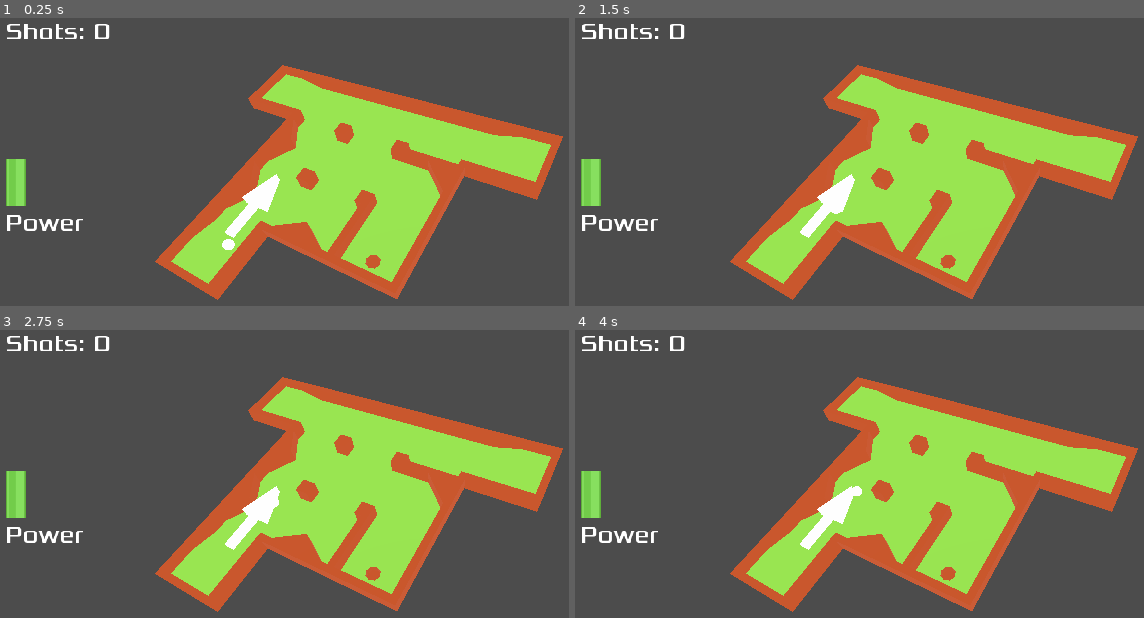
Above: before the commit, frames 1-4 (two rows, left to right).
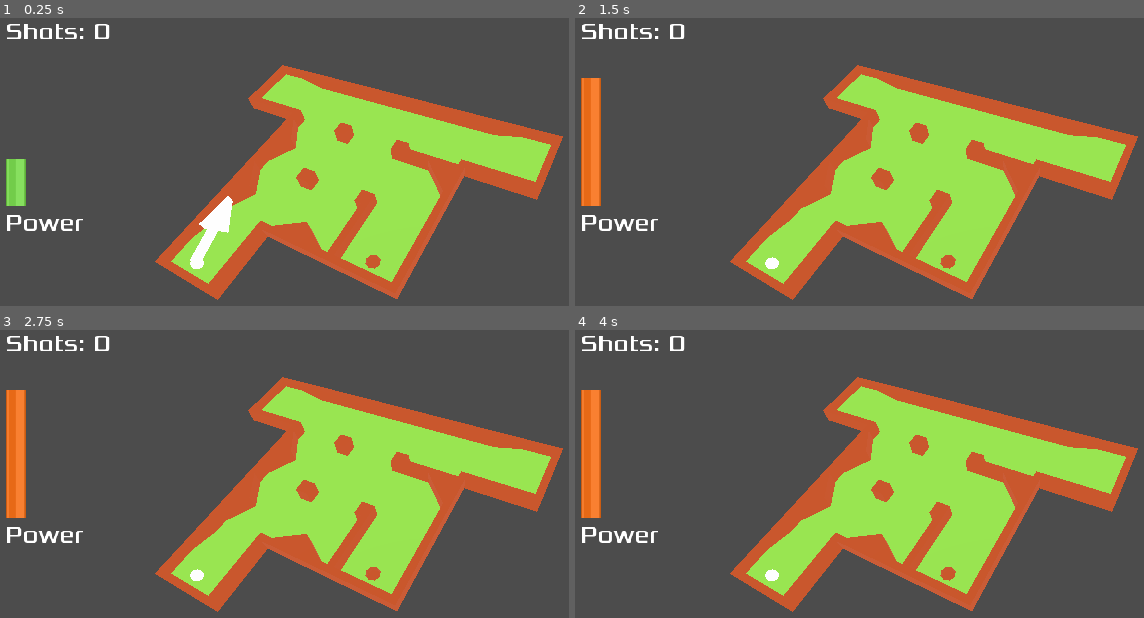
Above: after the commit, the same moments.

Repository: hiperlogic/3D_Minigolf
Game: Godot game, scene res://Main.tscn
Same seed, same stepped clock (60 frames per second), same inputs: the game is played once before the commit and once after it. The project has no main scene, so this scene is started directly.
Inputs (mouse positions are in pixels of both pictures, inside the frame that each line leads up to):
- Up to frame 1 (0.25 s): no input
- Up to frame 2 (1.5 s): move the mouse to (1138, 213) at 0.52 s; press the mouse at (1138, 213) at 0.53 s; move the mouse to (802, 259) at 1.27 s; release the mouse at (802, 259) at 1.28 s; click (802, 259) at 1.35 s
- Up to frame 3 (2.75 s): tap Enter at 2 s; move the mouse to (472, 445) at 2.02 s; press the mouse at (472, 445) at 2.03 s
- Up to frame 4 (4 s): tap Space at 2.75 s; move the mouse to (outside the picture) at 2.77 s; release the mouse at (outside the picture) at 2.78 s; click (outside the picture) at 2.85 s; tap Enter at 3.5 s; move the mouse to (outside the picture) at 3.52 s; press the mouse at (outside the picture) at 3.53 s

The runs differ from the first frame. In frame 1, 1.4% of the frame differs, in the area x 33-50%, y 54-88%; in frame 2, 2.3%; in frame 3, 2.3%; in frame 4, 2.4%, in the area x 1-51%, y 20-88%.
Error after the commit: Invalid call. Nonexistent function 'shoot' in base 'RigidBody'. (res://Main.gd:36)

Commit message:
Game States and Workings coded. But ball won't shoot (yet)!

Diff:
--- /dev/null
+++ b/Main.gd
@@ -0,0 +1,77 @@
+extends Node
+
+var shots = 0
+var state
+var power = 0
+var power_change = 1
+var power_speed = 100
+var angle_change = 1
+var angle_speed = 1.1
+
+enum {SET_ANGLE, SET_POWER, SHOOT, WIN}
+
+
+# Called when the node enters the scene tree for the first time.
+###
+# Hide the arrow
+# Place the ball in the Tee
+###
+func _ready():
+	$Arrow.hide()
+	$Ball.transform.origin = $Tee.transform.origin
+	change_state(SET_ANGLE)
+
+
+func change_state(new_state):
+	### TODO: Check if the transition is valid
+	state = new_state
+	match state:
+		SET_ANGLE:
+			$Arrow.transform.origin = $Ball.transform.origin
+			$Arrow.show()
+		SET_POWER:
+			pass
+		SHOOT:
+			$Arrow.hide()
+			$Ball.shoot($Arrow.rotation.y, power)
+			shots += 1
+			$UI.update_shots(shots)
+		WIN:
+			$Ball.hide()
+			$Arrow.hide()
+
+func _input(event):
+	if event.is_action_pressed("click"):
+		match state:
+			SET_ANGLE:
+				change_state(SET_POWER)
+			SET_POWER:
+				change_state(SHOOT)
+
+
+
+# Called every frame. 'delta' is the elapsed time since the previous frame.
+func _process(delta):
+	match state:
+		SET_ANGLE:
+			animate_angle(delta)
+		SET_POWER:
+			animate_power_bar(delta)
+		SHOOT:
+			pass
+
+func animate_power_bar(delta):
+	power += power_speed * power_change * delta
+	if power >= 100:
+		power_change = -1
+	if power <= 0:
+		power_change = 1
+	$UI.update_powerbar(power)
+
+
+func animate_angle(delta):
+	$Arrow.rotation.y += angle_speed * angle_change * delta
+	if $Arrow.rotation.y > PI/2:
+		angle_change = -1
+	if $Arrow.rotation.y < -PI/2:
+		angle_change = 1
--- a/Main.tscn
+++ b/Main.tscn
@@ -1,9 +1,10 @@
-[gd_scene load_steps=7 format=2]
+[gd_scene load_steps=8 format=2]
 
 [ext_resource path="res://TileScene/GolfMesh.tres" type="MeshLibrary" id=1]
 [ext_resource path="res://Items/Ball/Ball.tscn" type="PackedScene" id=2]
 [ext_resource path="res://Items/Arrow/Arrow.tscn" type="PackedScene" id=3]
 [ext_resource path="res://UI/UI.tscn" type="PackedScene" id=4]
+[ext_resource path="res://Main.gd" type="Script" id=5]
 
 [sub_resource type="Environment" id=1]
 ambient_light_color = Color( 1, 1, 1, 1 )
@@ -12,6 +13,7 @@
 radius = 0.279251
 
 [node name="Main" type="Node"]
+script = ExtResource( 5 )
 
 [node name="GridMap" type="GridMap" parent="."]
 mesh_library = ExtResource( 1 )
@@ -42,10 +44,10 @@
 transform = Transform( 0.723829, 0, 0, 0, 0.703129, 0, 0, 0, 0.723829, 0.00201893, -0.104092, -0.0161521 )
 shape = SubResource( 2 )
 
-[node name="Ball" parent="Hole" instance=ExtResource( 2 )]
-transform = Transform( 0.99759, 0.0693908, 0, -0.0692945, 0.996204, -0.0526845, -0.00365582, 0.0525575, 0.998611, -3.5924, 0.56881, 1.3657 )
-
 [node name="Arrow" parent="." instance=ExtResource( 3 )]
 transform = Transform( 0.5, 0, 0, 0, 0.5, 0, 0, 0, 0.5, -2.33265, 1.79038, 2.59839 )
 
-[node name="CanvasLayer" parent="." instance=ExtResource( 4 )]
+[node name="Ball" parent="." instance=ExtResource( 2 )]
+transform = Transform( 0.99759, 0.0693908, 0, -0.0692945, 0.996204, -0.0526845, -0.00365582, 0.0525575, 0.998611, -2.59716, 1.47307, 2.77537 )
+
+[node name="UI" parent="." instance=ExtResource( 4 )]
--- a/UI/UI.tscn
+++ b/UI/UI.tscn
@@ -12,7 +12,7 @@
 size = 30
 font_data = ExtResource( 1 )
 
-[node name="CanvasLayer" type="CanvasLayer"]
+[node name="UI" type="CanvasLayer"]
 script = ExtResource( 3 )
 
 [node name="Margin" type="MarginContainer" parent="."]
